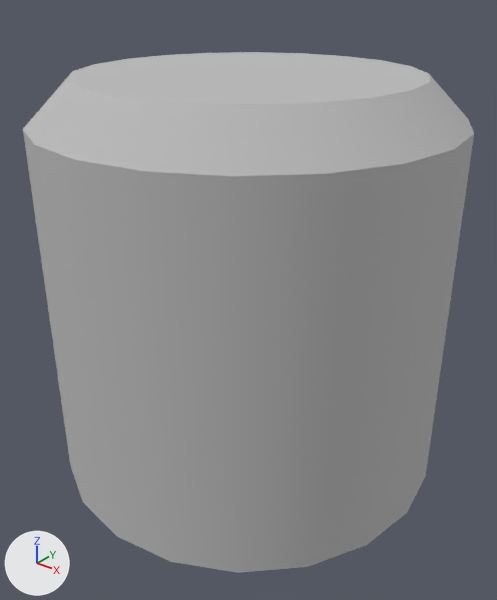
One commit to the OBJ model Assets/OBJ files/VendingButton.obj: the scene before it, then after it.
Before and after are seen from a 50 mm camera at (0.215, -0.27, 0.153) aimed at (0.005, -0.007, -0.01). Arrows for +X, +Y and +Z are at lower left; the lights stay in place. Where no turn or scale is listed for an object, it has been applied to the vertices.

In view in the first picture: 'VendingButton'.
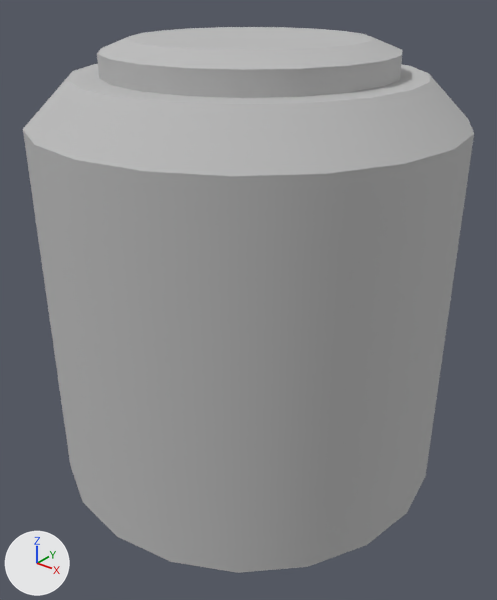
Commit message: vending button

Changed parts and their boxes (x1, y1, x2, y2) in the pictures (497 x 600 px):
'VendingButton', reshaped: before (23, 52, 474, 573); after (23, 27, 474, 573)
part 1 of me_vendingbutton, added: after (97, 27, 402, 98)

What the commit changed:
me_vendingbutton is used by ob_vendingbutton; location (0.0, 0.0, 0.0).
me_vendingbutton had 124 vertices, 160 faces and spanned x -0.107..0.106, y -0.107..0.107, z -0.107..0.107.
me_vendingbutton now has 123 vertices, 140 faces and spans x -0.107..0.106, y -0.107..0.107, z -0.107..0.123.
me_vendingbutton part 1: a new loose piece of 61 vertices spanning x -0.071..0.072, y -0.071..0.071, z 0.101..0.123, in mat_vending_machine_redo_initialshadinggroup (grey #bcbcbc).
